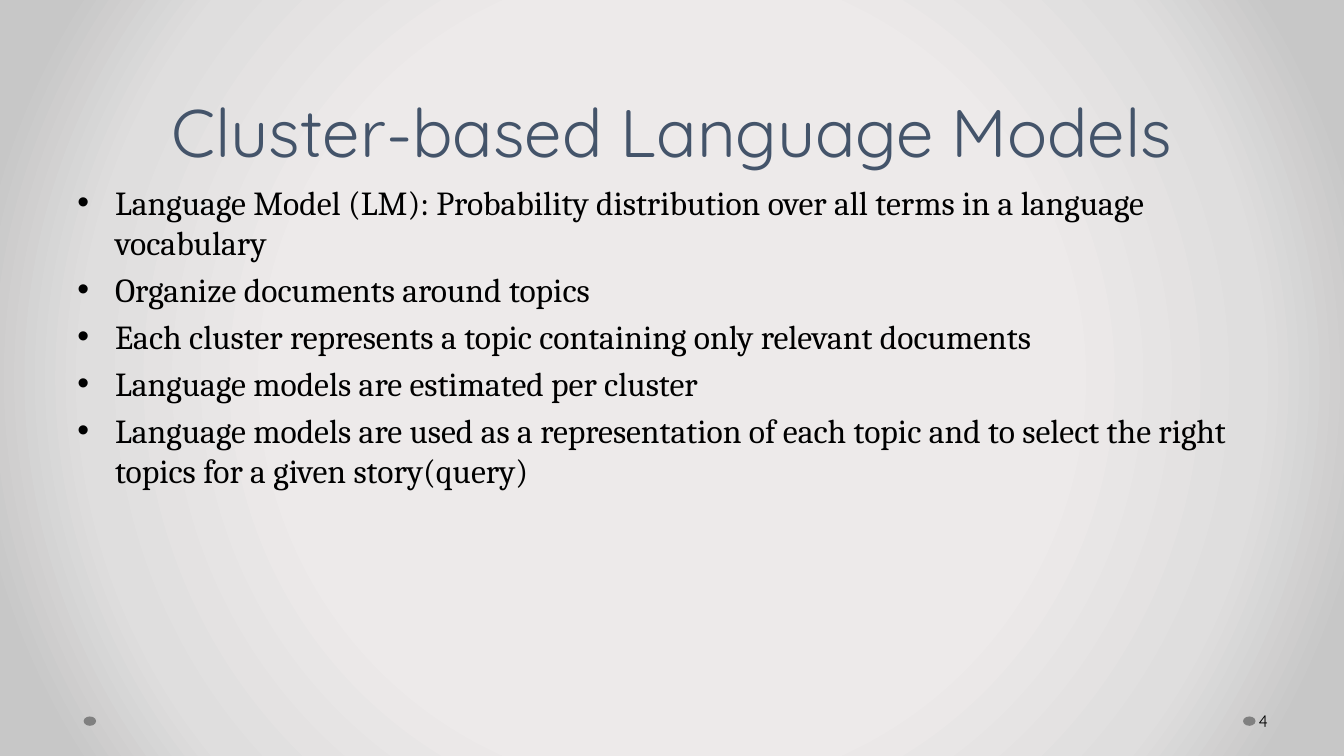
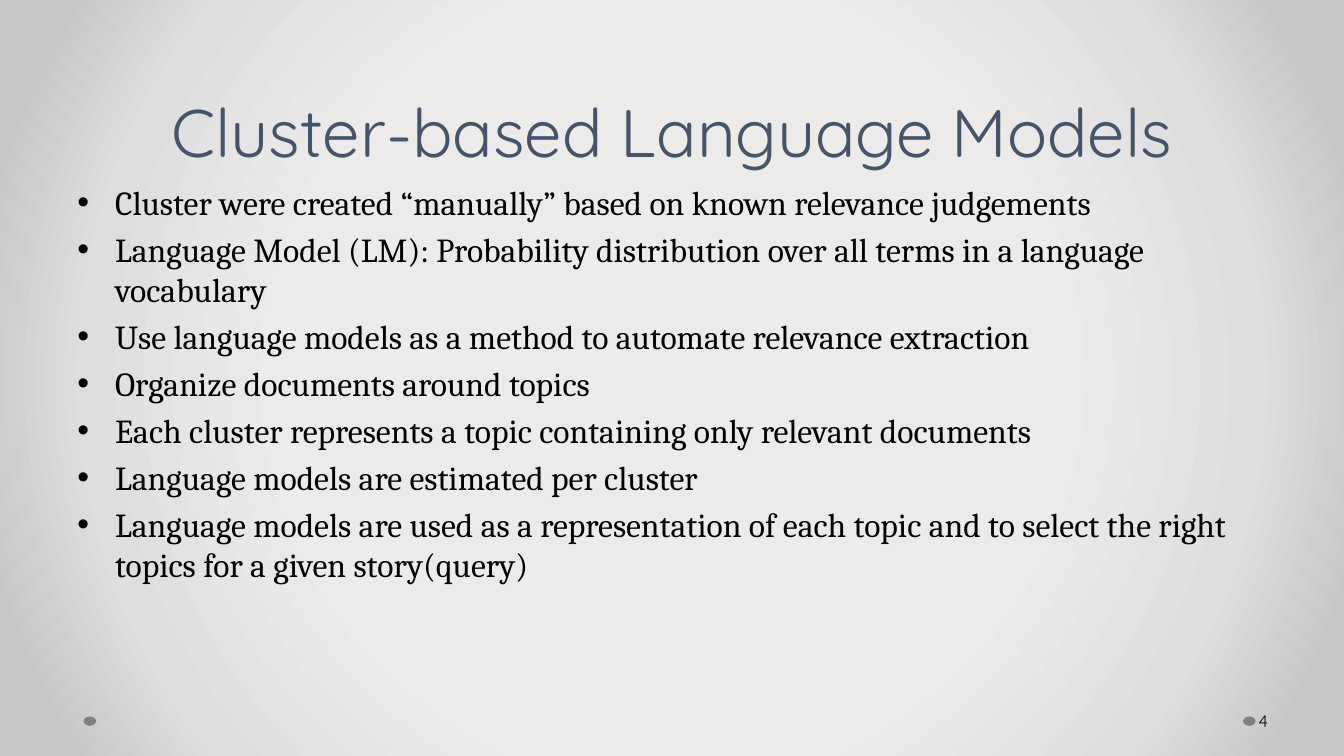
Before and after one commit to pothom/cs834-f17, a slide deck: slide 4 of Presentations/CS834-Presentation_4.pptx. Drawn at 1344x756 pixels with LibreOffice and Linux fonts; fonts in the diff are those of the drawing. Boxes give left, top, right and bottom in pixels: in the first picture for what was removed or moved away, otherwise in the second. Text is boxed around its words. In the diff, an @@ line names an element or a change of style, - is before the commit and + after.

```diff
--- a/Presentations/CS834-Presentation_4.pptx
+++ b/Presentations/CS834-Presentation_4.pptx
@@ text at box(115, 191, 1090, 223): paragraph added @@
+• Cluster were created “manually” based on known relevance judgements
@@ text at box(115, 325, 1029, 357): paragraph added @@
+• Use language models as a method to automate relevance extraction
```
